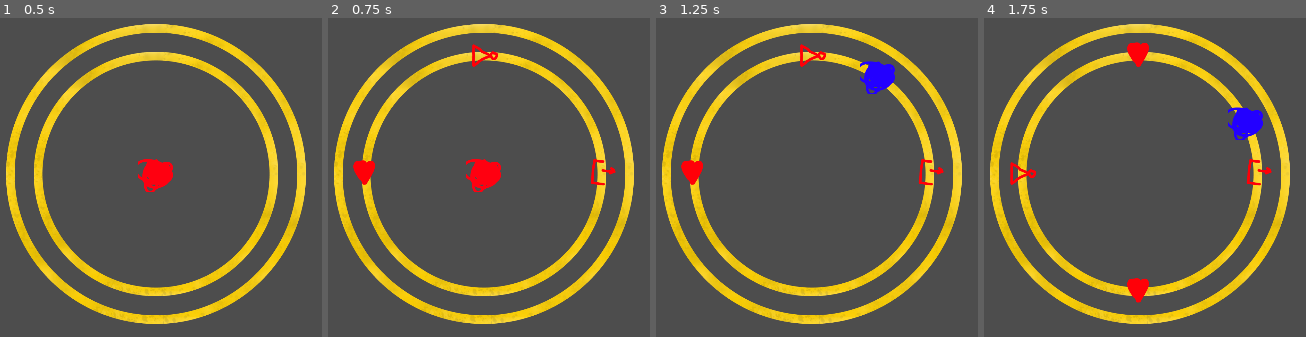
Above: before the commit, frames 1-4 (left to right).
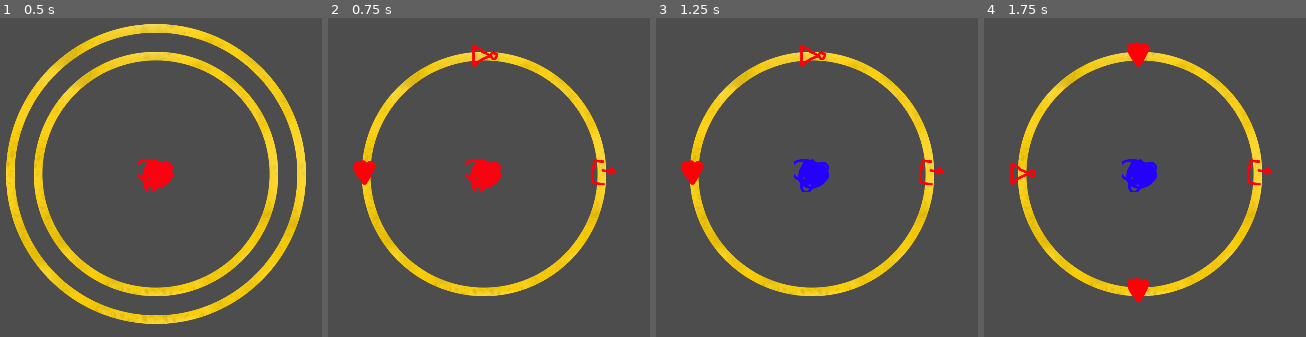
Above: after the commit, the same moments.

Repository: triangle-int/logi-charm
Game: Godot game, scene res://scenes/game.tscn
Same seed, same stepped clock (60 frames per second), same inputs: the game is played once before the commit and once after it.
Inputs (mouse positions are in pixels of both pictures, inside the frame that each line leads up to):
- Up to frame 1 (0.5 s): no input
- Up to frame 2 (0.75 s): tap Enter (ui_accept) at 0.5 s; move the mouse to (outside the picture) at 0.52 s; tap Tab (ui_focus_next) at 0.6 s
- Up to frame 3 (1.25 s): tap Enter (ui_accept) at 0.77 s
- Up to frame 4 (1.75 s): move the mouse to (outside the picture) at 1.27 s; tap Tab (ui_focus_next) at 1.35 s; tap Enter (ui_accept) at 1.52 s

Frame 1 is identical in both runs. In frame 2, 8.1% of the frame differs, in the area x 1-96%, y 1-96%; in frame 3, 9.6%; in frame 4, 9.6%.
Error after the commit: Invalid access to property or key 'radiuses' on a base object of type 'Node'. (res://scripts/visualization/pointer.gd:17)

Commit message:
Added reactive rings

Diff:
--- /dev/null
+++ b/resources/rings/ring_1.tres
@@ -0,0 +1,7 @@
+[gd_resource type="Resource" script_class="RingsConfig" load_steps=2 format=3 uid="uid://doecm0xpoypst"]
+
+[ext_resource type="Script" path="res://scripts/resources/rings_config.gd" id="1_4anmq"]
+
+[resource]
+script = ExtResource("1_4anmq")
+radiuses = Array[float]([169.75])
--- /dev/null
+++ b/resources/rings/ring_2.tres
@@ -0,0 +1,7 @@
+[gd_resource type="Resource" script_class="RingsConfig" load_steps=2 format=3 uid="uid://sg3uasvec28l"]
+
+[ext_resource type="Script" path="res://scripts/resources/rings_config.gd" id="1_yke7i"]
+
+[resource]
+script = ExtResource("1_yke7i")
+radiuses = Array[float]([169.75, 209.75])
--- /dev/null
+++ b/resources/rings/ring_3.tres
@@ -0,0 +1,7 @@
+[gd_resource type="Resource" script_class="RingsConfig" load_steps=2 format=3 uid="uid://cp8n0oock38lp"]
+
+[ext_resource type="Script" path="res://scripts/resources/rings_config.gd" id="1_0jdbx"]
+
+[resource]
+script = ExtResource("1_0jdbx")
+radiuses = Array[float]([169.75, 209.75, 249.75])
--- a/scenes/game.tscn
+++ b/scenes/game.tscn
@@ -1,9 +1,8 @@
-[gd_scene load_steps=12 format=3 uid="uid://bgiov8vdeao7u"]
+[gd_scene load_steps=11 format=3 uid="uid://bgiov8vdeao7u"]
 
 [ext_resource type="Texture2D" uid="uid://skuhewxd3ubq" path="res://sprites/rings/ring_1.png" id="1_i4p3y"]
-[ext_resource type="Script" path="res://scripts/radiuses.gd" id="1_nei7h"]
 [ext_resource type="PackedScene" uid="uid://b60ca387m477t" path="res://scenes/pointer.tscn" id="1_vpf3b"]
-[ext_resource type="Script" path="res://scripts/game.gd" id="1_wymu5"]
+[ext_resource type="Script" path="res://scripts/game_loader.gd" id="1_wymu5"]
 [ext_resource type="Texture2D" uid="uid://c0248cft72o8a" path="res://sprites/rings/ring_2.png" id="2_68dsl"]
 [ext_resource type="PackedScene" uid="uid://cunwq4ykl2eh7" path="res://scenes/levels/level_2.tscn" id="3_3wdw4"]
 [ext_resource type="Texture2D" uid="uid://dvr68x74iehxd" path="res://sprites/rings/ring_3.png" id="3_b6fgw"]
@@ -18,25 +17,23 @@
 
 [node name="Center" type="Node2D" parent="."]
 
-[node name="Game" type="Node" parent="Center"]
+[node name="GameLoader" type="Node" parent="Center"]
 script = ExtResource("1_wymu5")
 levels = Array[PackedScene]([ExtResource("6_c5xlk"), ExtResource("3_3wdw4"), ExtResource("4_v01tm"), ExtResource("5_tvtas"), ExtResource("6_qo8vu")])
 
-[node name="Rings" type="Node" parent="Center/Game"]
-script = ExtResource("1_nei7h")
-radiuses = Array[float]([169.75, 209.75, 249.75])
+[node name="Rings" type="Node" parent="Center/GameLoader"]
 
-[node name="Ring1" type="Sprite2D" parent="Center/Game/Rings"]
+[node name="Ring1" type="Sprite2D" parent="Center/GameLoader/Rings"]
 scale = Vector2(0.5, 0.5)
 texture = ExtResource("3_b6fgw")
 
-[node name="Ring2" type="Sprite2D" parent="Center/Game/Rings"]
+[node name="Ring2" type="Sprite2D" parent="Center/GameLoader/Rings"]
 scale = Vector2(0.5, 0.5)
 texture = ExtResource("2_68dsl")
 
-[node name="Ring3" type="Sprite2D" parent="Center/Game/Rings"]
+[node name="Ring3" type="Sprite2D" parent="Center/GameLoader/Rings"]
 visible = false
 scale = Vector2(0.5, 0.5)
 texture = ExtResource("1_i4p3y")
 
-[node name="Pointer" parent="Center/Game" instance=ExtResource("1_vpf3b")]
+[node name="Pointer" parent="Center/GameLoader" instance=ExtResource("1_vpf3b")]
--- a/scenes/levels/level_1.tscn
+++ b/scenes/levels/level_1.tscn
@@ -1,12 +1,14 @@
-[gd_scene load_steps=5 format=3 uid="uid://dg4tgewsq1sgl"]
+[gd_scene load_steps=6 format=3 uid="uid://dg4tgewsq1sgl"]
 
 [ext_resource type="Script" path="res://scripts/level.gd" id="1_rpdq7"]
+[ext_resource type="Resource" uid="uid://doecm0xpoypst" path="res://resources/rings/ring_1.tres" id="2_8xkvi"]
 [ext_resource type="PackedScene" uid="uid://pumfprhltbaf" path="res://scenes/components/init_component.tscn" id="2_j3qwm"]
 [ext_resource type="PackedScene" uid="uid://xjea3vckpfat" path="res://scenes/components/not_component.tscn" id="4_mtiev"]
 [ext_resource type="PackedScene" uid="uid://dtmhm8xn55o03" path="res://scenes/components/end_component.tscn" id="6_rsbyf"]
 
 [node name="Level" type="Node"]
 script = ExtResource("1_rpdq7")
+rings_config = ExtResource("2_8xkvi")
 
 [node name="InitComponent" parent="." instance=ExtResource("2_j3qwm")]
 
--- a/scenes/levels/level_2.tscn
+++ b/scenes/levels/level_2.tscn
@@ -1,12 +1,14 @@
-[gd_scene load_steps=5 format=3 uid="uid://cunwq4ykl2eh7"]
+[gd_scene load_steps=6 format=3 uid="uid://cunwq4ykl2eh7"]
 
 [ext_resource type="Script" path="res://scripts/level.gd" id="1_8w3dc"]
+[ext_resource type="Resource" uid="uid://doecm0xpoypst" path="res://resources/rings/ring_1.tres" id="2_26xhy"]
 [ext_resource type="PackedScene" uid="uid://pumfprhltbaf" path="res://scenes/components/init_component.tscn" id="2_h8s2h"]
 [ext_resource type="PackedScene" uid="uid://xjea3vckpfat" path="res://scenes/components/not_component.tscn" id="3_icyh5"]
 [ext_resource type="PackedScene" uid="uid://dtmhm8xn55o03" path="res://scenes/components/end_component.tscn" id="4_fuhvq"]
 
 [node name="Level" type="Node"]
 script = ExtResource("1_8w3dc")
+rings_config = ExtResource("2_26xhy")
 
 [node name="InitComponent" parent="." instance=ExtResource("2_h8s2h")]
 
--- a/scenes/levels/level_3.tscn
+++ b/scenes/levels/level_3.tscn
@@ -1,12 +1,14 @@
-[gd_scene load_steps=5 format=3 uid="uid://cclit4kwl4q0v"]
+[gd_scene load_steps=6 format=3 uid="uid://cclit4kwl4q0v"]
 
 [ext_resource type="Script" path="res://scripts/level.gd" id="1_0sjrs"]
 [ext_resource type="PackedScene" uid="uid://pumfprhltbaf" path="res://scenes/components/init_component.tscn" id="2_e5p53"]
+[ext_resource type="Resource" uid="uid://sg3uasvec28l" path="res://resources/rings/ring_2.tres" id="2_gn8sf"]
 [ext_resource type="PackedScene" uid="uid://e33vqmafam83" path="res://scenes/components/swap_component.tscn" id="3_im6mh"]
 [ext_resource type="PackedScene" uid="uid://dtmhm8xn55o03" path="res://scenes/components/end_component.tscn" id="3_w2ujn"]
 
 [node name="Level" type="Node"]
 script = ExtResource("1_0sjrs")
+rings_config = ExtResource("2_gn8sf")
 
 [node name="InitComponent" parent="." instance=ExtResource("2_e5p53")]
 
--- a/scenes/levels/level_4.tscn
+++ b/scenes/levels/level_4.tscn
@@ -1,13 +1,15 @@
-[gd_scene load_steps=6 format=3 uid="uid://c67v7icd6c5bf"]
+[gd_scene load_steps=7 format=3 uid="uid://c67v7icd6c5bf"]
 
 [ext_resource type="Script" path="res://scripts/level.gd" id="1_4devw"]
 [ext_resource type="PackedScene" uid="uid://pumfprhltbaf" path="res://scenes/components/init_component.tscn" id="2_iqlfy"]
+[ext_resource type="Resource" uid="uid://sg3uasvec28l" path="res://resources/rings/ring_2.tres" id="2_yeove"]
 [ext_resource type="PackedScene" uid="uid://e33vqmafam83" path="res://scenes/components/swap_component.tscn" id="3_8am1i"]
 [ext_resource type="PackedScene" uid="uid://dtmhm8xn55o03" path="res://scenes/components/end_component.tscn" id="4_ar3e4"]
 [ext_resource type="PackedScene" uid="uid://xjea3vckpfat" path="res://scenes/components/not_component.tscn" id="5_7qqsc"]
 
 [node name="Level" type="Node"]
 script = ExtResource("1_4devw")
+rings_config = ExtResource("2_yeove")
 
 [node name="InitComponent" parent="." instance=ExtResource("2_iqlfy")]
 
--- a/scenes/levels/level_5.tscn
+++ b/scenes/levels/level_5.tscn
@@ -1,6 +1,7 @@
-[gd_scene load_steps=7 format=3 uid="uid://bh4b8f62lmwkd"]
+[gd_scene load_steps=8 format=3 uid="uid://bh4b8f62lmwkd"]
 
 [ext_resource type="Script" path="res://scripts/level.gd" id="1_nqsay"]
+[ext_resource type="Resource" uid="uid://sg3uasvec28l" path="res://resources/rings/ring_2.tres" id="2_32der"]
 [ext_resource type="PackedScene" uid="uid://pumfprhltbaf" path="res://scenes/components/init_component.tscn" id="2_q8jex"]
 [ext_resource type="PackedScene" uid="uid://e33vqmafam83" path="res://scenes/components/swap_component.tscn" id="3_bsf21"]
 [ext_resource type="PackedScene" uid="uid://blp38uqok1hw2" path="res://scenes/components/and_component.tscn" id="3_yjn1v"]
@@ -9,6 +10,7 @@
 
 [node name="Level" type="Node"]
 script = ExtResource("1_nqsay")
+rings_config = ExtResource("2_32der")
 
 [node name="InitComponent" parent="." instance=ExtResource("2_q8jex")]
 start_high = true
--- a/scenes/levels/test_level.tscn
+++ b/scenes/levels/test_level.tscn
@@ -1,14 +1,20 @@
-[gd_scene load_steps=7 format=3 uid="uid://b66fmfjhg1x4p"]
+[gd_scene load_steps=9 format=3 uid="uid://b66fmfjhg1x4p"]
 
 [ext_resource type="Script" path="res://scripts/level.gd" id="1_44y38"]
 [ext_resource type="PackedScene" uid="uid://pumfprhltbaf" path="res://scenes/components/init_component.tscn" id="2_0ogxl"]
+[ext_resource type="Script" path="res://scripts/resources/rings_config.gd" id="2_gc2c1"]
 [ext_resource type="PackedScene" uid="uid://xjea3vckpfat" path="res://scenes/components/not_component.tscn" id="3_6vmux"]
 [ext_resource type="PackedScene" uid="uid://blp38uqok1hw2" path="res://scenes/components/and_component.tscn" id="3_vo0ha"]
 [ext_resource type="PackedScene" uid="uid://dtmhm8xn55o03" path="res://scenes/components/end_component.tscn" id="4_vwkne"]
 [ext_resource type="PackedScene" uid="uid://e33vqmafam83" path="res://scenes/components/swap_component.tscn" id="5_ep30y"]
 
+[sub_resource type="Resource" id="Resource_2pxv3"]
+script = ExtResource("2_gc2c1")
+radiuses = Array[float]([])
+
 [node name="Level" type="Node"]
 script = ExtResource("1_44y38")
+rings_config = SubResource("Resource_2pxv3")
 
 [node name="InitComponent" parent="." instance=ExtResource("2_0ogxl")]
 position = Vector2(169.75, 0)
--- a/scripts/game.gd
+++ b/scripts/game_loader.gd
@@ -4,8 +4,6 @@
 
 var current_level: Level = null
 var current_index: int = -1
-
-@onready var radiuses = $Rings
 
 # For debugging
 func _input(event: InputEvent):
@@ -28,4 +26,8 @@
 	current_index = index
 	current_level = levels[index].instantiate() as Level
 	add_child(current_level)
-	current_level.start_level(radiuses)
+	current_level.start_level()
+
+	$Rings/Ring1.visible = current_level.rings_config.radiuses.size() > 0
+	$Rings/Ring2.visible = current_level.rings_config.radiuses.size() > 1
+	$Rings/Ring3.visible = current_level.rings_config.radiuses.size() > 2
--- a/scripts/level.gd
+++ b/scripts/level.gd
@@ -4,12 +4,12 @@
 
 signal game_over
 
+@export var rings_config: RingsConfig;
+
 var end_count = 0
 var activated_count = 0
-var radiuses: Radiuses
 
-func start_level(rings_radiuses: Radiuses):
-	radiuses = rings_radiuses
+func start_level():
 	update_components_positions()
 
 	for child in get_children():
@@ -31,7 +31,7 @@
 	for child in get_children():
 		var distances =\
 			range(child.attached_to, child.attached_to + child.width)\
-			.map(func(i): return radiuses.radiuses[i])
+			.map(func(i): return rings_config.radiuses[i])
 
 		var distance = distances.reduce(func(a, b): return a + b, 0) / len(distances)
 		var angle = child.angle
--- a/scripts/radiuses.gd
+++ /dev/null
@@ -1,5 +0,0 @@
-class_name Radiuses
-
-extends Node
-
-@export var radiuses: Array[float]
--- /dev/null
+++ b/scripts/resources/rings_config.gd
@@ -0,0 +1,4 @@
+class_name RingsConfig
+extends Resource
+
+@export var radiuses: Array[float]
